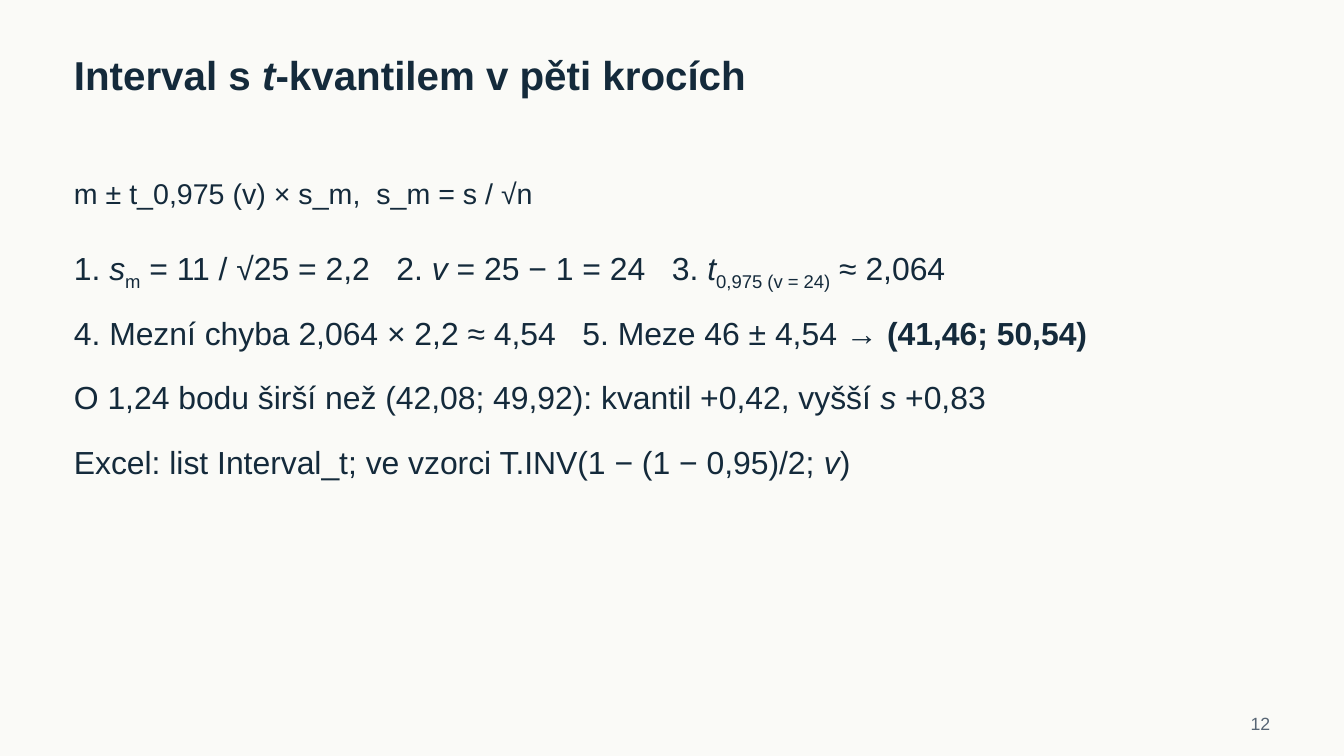
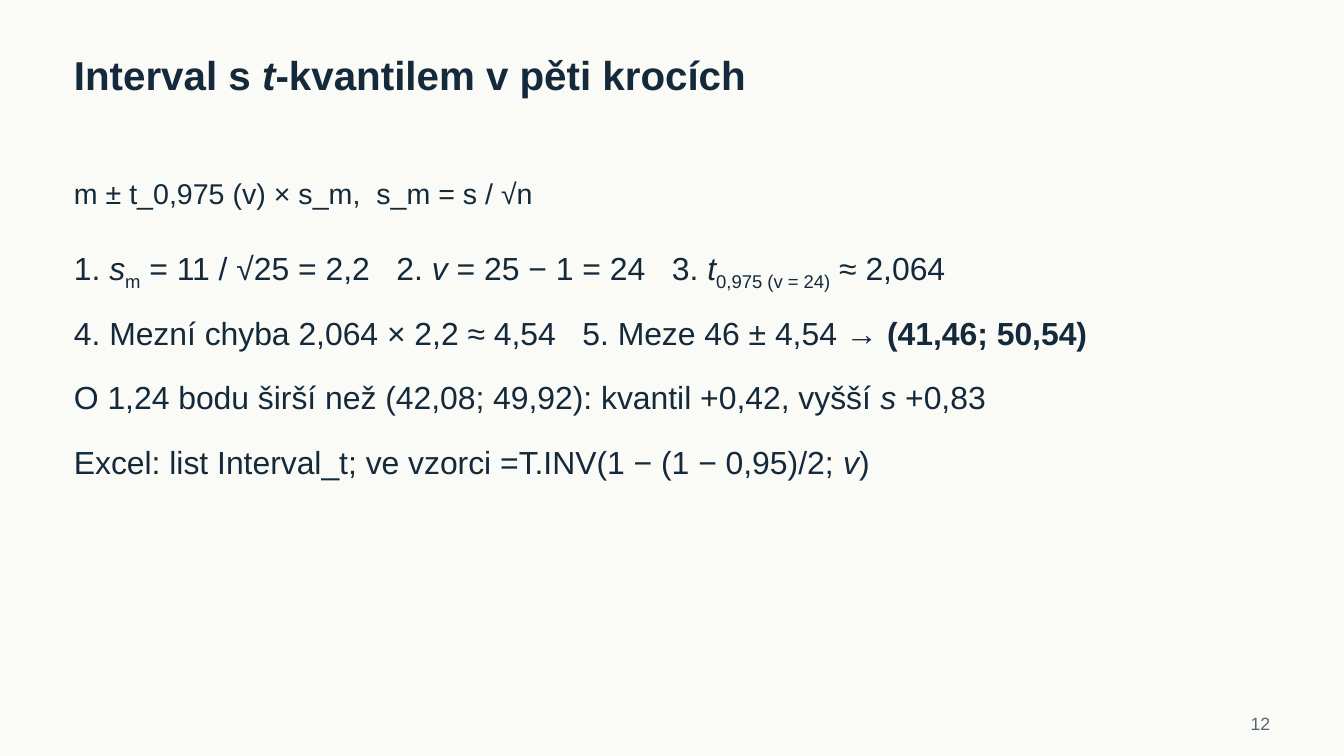
Before and after one commit to reckak/statistics-for-psychology, a slide deck: slide 12 of presentations/kapitola_07_interval_t_test_a_ekvivalence.pptx. Drawn at 1344x756 pixels with LibreOffice and Linux fonts; fonts in the diff are those of the drawing. Boxes give left, top, right and bottom in pixels: in the first picture for what was removed or moved away, otherwise in the second. Text is boxed around its words. In the diff, an @@ line names an element or a change of style, - is before the commit and + after.

```diff
--- a/presentations/kapitola_07_interval_t_test_a_ekvivalence.pptx
+++ b/presentations/kapitola_07_interval_t_test_a_ekvivalence.pptx
@@ text at <box>74,451,870,481</box>: text changed @@
-Excel: list Interval_t; ve vzorci T.INV(1 − (1 − 0,95)/2; v)
+Excel: list Interval_t; ve vzorci =T.INV(1 − (1 − 0,95)/2; v)
```
Also in this commit, not shown: 2 other slides changed, 2 other files.
